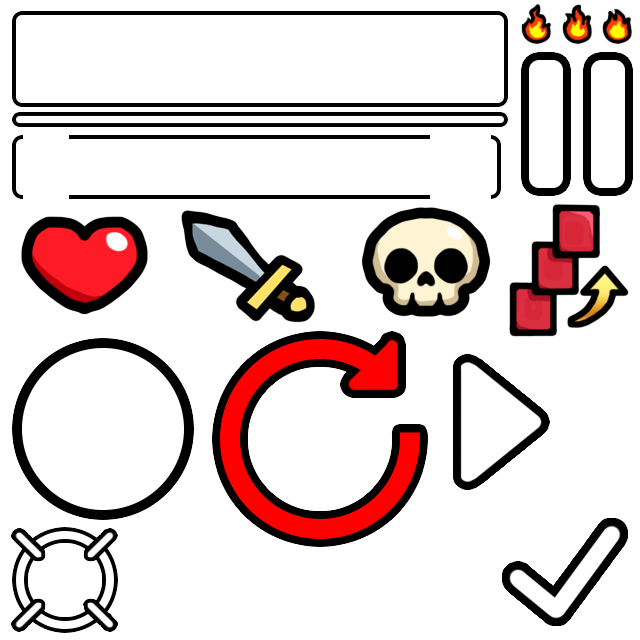
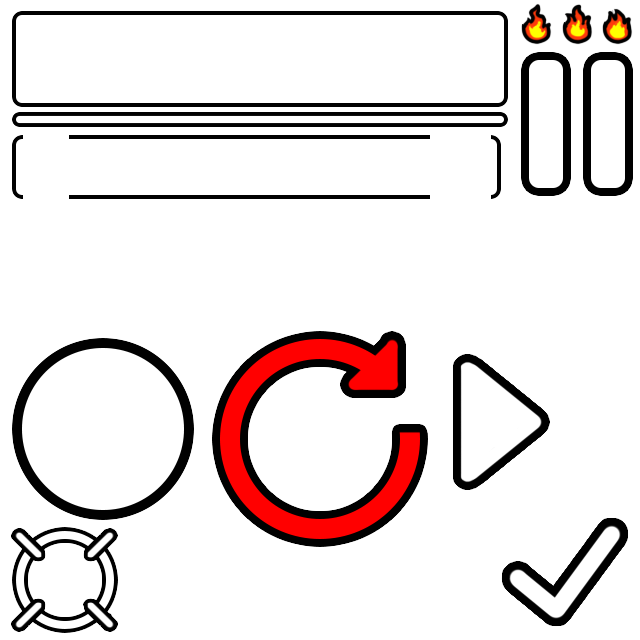
Comparing the layer stacks of the two w=640, h=640 images. Changes:
hid "Combo" over 509, 204, 629, 337
hid "Heart" over 21, 216, 148, 315
hid "Sword" over 181, 210, 315, 323
hid "Skull" over 361, 207, 491, 317